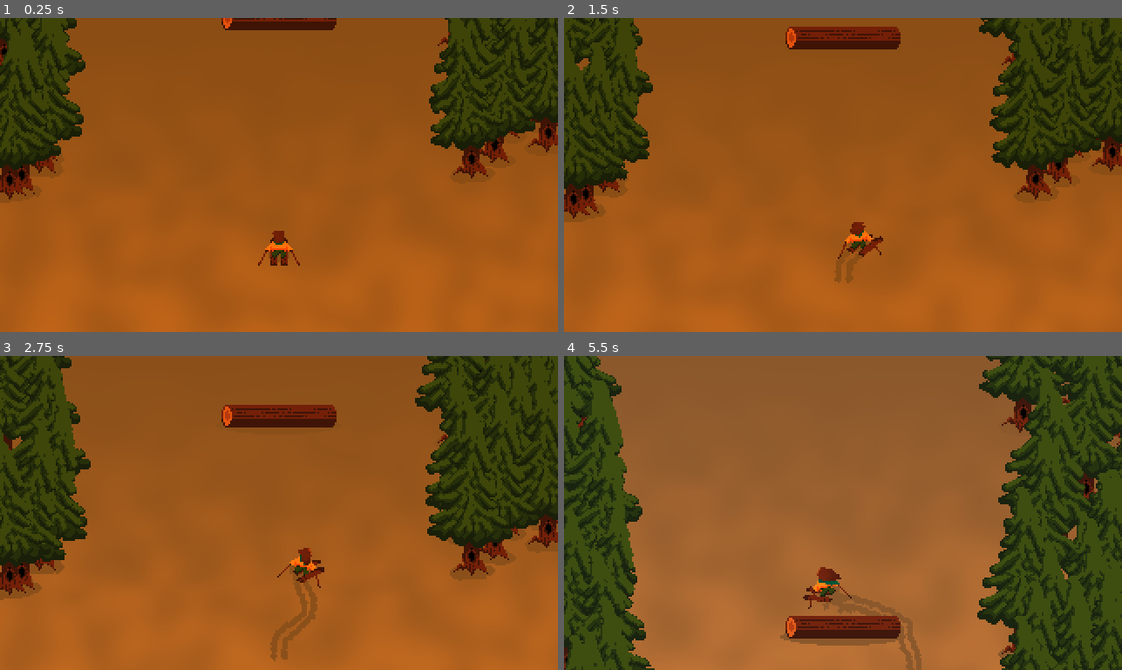
Above: before the commit, frames 1-4 (two rows, left to right).
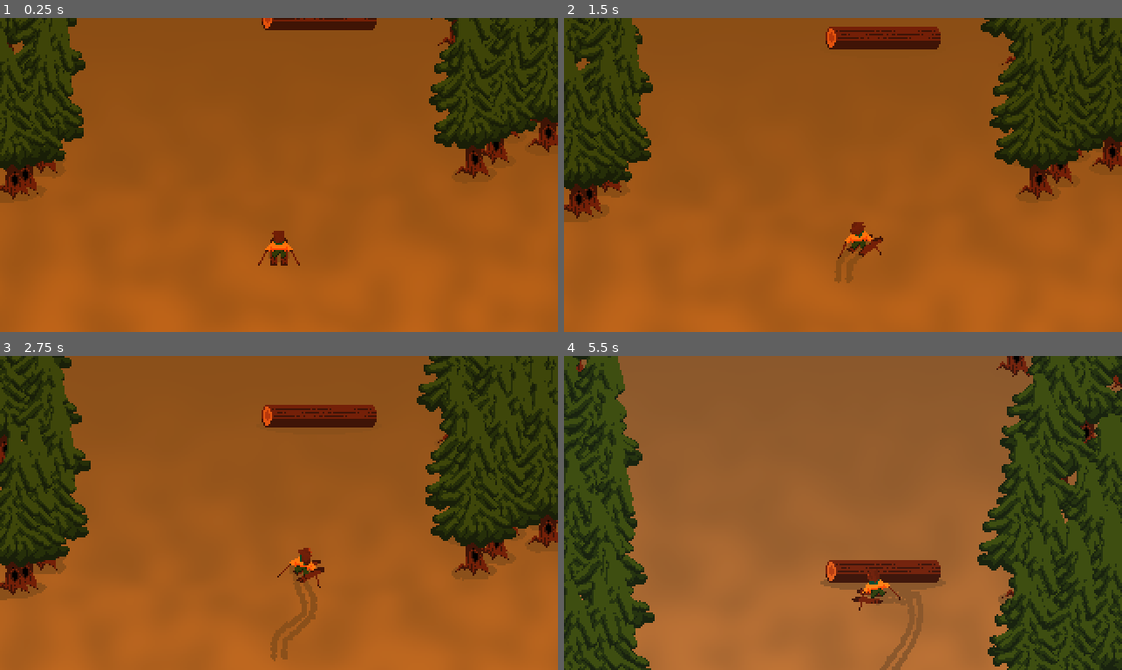
Above: after the commit, the same moments.

Repository: nemene21/Skiing-Game
Game: Godot game, scene res://scenes/game/game.tscn
Two runs of this game, one before a commit and one after it. Both use one fixed random seed, a clock stepped at 60 frames per second and the inputs below.
Inputs:
- Up to frame 1 (0.25 s): no input
- Up to frame 2 (1.5 s): hold D (right) 0.53-1.28 s; hold A (left) from 1.28 s (still down)
- Up to frame 3 (2.75 s): release A (left) at 2.03 s; hold D (right) from 2.03 s (still down)
- Up to frame 4 (5.5 s): release D (right) at 2.78 s; hold W (up) 2.78-3.53 s; hold A (left) from 3.53 s (still down)

The runs differ from the first frame. In frame 1, 3.3% of the frame differs, in the area x 0-100%, y 0-58%; in frame 2, 3.7%; in frame 3, 3.7%; in frame 4, 26%, in the area x 0-100%, y 0-100%.

Commit message:
new obstacle

Diff:
--- a/scenes/components/trail/trail.gd
+++ b/scenes/components/trail/trail.gd
@@ -12,6 +12,8 @@
 		return
 
 	global_position = Vector2.ZERO
+	global_scale = Vector2.ONE
+	global_rotation = 0
 
 	add_point(pivot.global_position + Vector2(randf_range(-randomness, randomness), randf_range(-randomness, randomness)))
 
--- a/scenes/game/Generator.gd
+++ b/scenes/game/Generator.gd
@@ -5,12 +5,17 @@
 @export var track_width := 180.0
 
 @onready var scene := get_parent()
-@onready var log_scene := preload("res://scenes/game/obstacles/log/log.tscn")
-
 @onready var noise := FastNoiseLite.new()
 
 func _ready() -> void:
 	generate.call_deferred()
+
+@onready var chunk_script := preload("res://scenes/game/chunk.gd")
+@onready var obstacle_scenes := [
+	preload("res://scenes/game/obstacles/log/log.tscn"),
+	preload("res://scenes/game/obstacles/stump/stump.tscn"),
+	preload("res://scenes/game/obstacles/tree/tree.tscn")
+]
 
 func generate() -> void:
 	var length := 2500.0
@@ -22,13 +27,13 @@
 		var pos := length * (i / points)
 		var noise_value := get_noise(pos)
 
-		var log := log_scene.instantiate()
-		add_sibling(log)
+		var obstacle: Node = obstacle_scenes.pick_random().instantiate()
+		add_sibling(obstacle)
 
-		log.global_position = Vector2(noise_value + 160, -pos)
+		obstacle.global_position = Vector2(noise_value + 160 + randi_range(-80, 80), -pos)
 
 		var chunk = Node2D.new()
-		chunk.global_position = Vector2(noise_value + 160, -pos)
+		chunk.global_position = Vector2(160, -pos)
 		generate_tree_patch(chunk, 96, length / points, Vector2(
 			-track_width, 0
 		))
@@ -40,8 +45,7 @@
 
 		add_sibling(chunk)
 
-@onready var chunk_script := preload("res://scenes/game/chunk.gd")
-@onready var tree_scene := preload("res://scenes/game/tree.tscn")
+@onready var tree_scene := preload("res://scenes/game/obstacles/tree/tree.tscn")
 
 func generate_tree_patch(node: Node, width: float, height: float, offset: Vector2 = Vector2.ZERO) -> void:
 	for i in (width * height) / 512:
@@ -49,7 +53,7 @@
 		node.add_child(tree)
 
 		tree.position = Vector2(randf_range(-width*.5, width*.5), randf_range(-height*.5, height*.5))
-		tree.position += offset
+		tree.position += offset + Vector2.RIGHT * get_noise(tree.global_position.y)
 
 func get_noise(dist: float) -> float:
 	return noise.get_noise_1d(dist * frequency) * amplitude
--- /dev/null
+++ b/scenes/game/obstacles/stump/stump.tscn
@@ -0,0 +1,27 @@
+[gd_scene load_steps=5 format=3 uid="uid://crntnpg1paar8"]
+
+[ext_resource type="Texture2D" uid="uid://gvhxcutux3yf" path="res://scenes/game/obstacles/stump/stump.png" id="1_cykxa"]
+[ext_resource type="PackedScene" uid="uid://tbvv8m7abqc7" path="res://scenes/components/height_collider_disabler/height_collider_disabler.tscn" id="1_w72st"]
+[ext_resource type="PackedScene" uid="uid://yfxyksq8lfwa" path="res://scenes/components/hitbox/hitbox.tscn" id="2_ffkaf"]
+
+[sub_resource type="CircleShape2D" id="CircleShape2D_cwiqd"]
+radius = 7.0
+
+[node name="Stump" type="StaticBody2D"]
+
+[node name="HeightColliderDisabler" parent="." node_paths=PackedStringArray("colliders") instance=ExtResource("1_w72st")]
+height = 6.0
+colliders = [NodePath("../CollisionShape2D")]
+
+[node name="Sprite2D" type="Sprite2D" parent="."]
+position = Vector2(0, -5)
+texture = ExtResource("1_cykxa")
+
+[node name="CollisionShape2D" type="CollisionShape2D" parent="."]
+shape = SubResource("CircleShape2D_cwiqd")
+
+[node name="Hitbox" parent="." instance=ExtResource("2_ffkaf")]
+height = 8.0
+
+[node name="CollisionShape2D2" type="CollisionShape2D" parent="Hitbox"]
+shape = SubResource("CircleShape2D_cwiqd")
--- /dev/null
+++ b/scenes/game/obstacles/tree/tree.tscn
@@ -0,0 +1,41 @@
+[gd_scene load_steps=9 format=3 uid="uid://dusneuq032v31"]
+
+[ext_resource type="Texture2D" uid="uid://c542eglllgkqj" path="res://scenes/game/obstacles/tree/tree_stump.png" id="1_w73xf"]
+[ext_resource type="Script" path="res://scenes/game/tree.gd" id="2_82txi"]
+[ext_resource type="Shader" path="res://scenes/game/sway.gdshader" id="3_iesov"]
+[ext_resource type="Texture2D" uid="uid://b5dyrh4ercc2l" path="res://scenes/game/obstacles/tree/tree_top.png" id="4_sqvl4"]
+[ext_resource type="Texture2D" uid="uid://ccytmtwpa5soi" path="res://scenes/player/shadow.png" id="5_v7r6g"]
+[ext_resource type="PackedScene" uid="uid://yfxyksq8lfwa" path="res://scenes/components/hitbox/hitbox.tscn" id="6_4q0va"]
+
+[sub_resource type="ShaderMaterial" id="ShaderMaterial_oi6pd"]
+shader = ExtResource("3_iesov")
+shader_parameter/sway_force = Vector2(2, 1)
+
+[sub_resource type="CircleShape2D" id="CircleShape2D_q5cxx"]
+
+[node name="Tree" type="StaticBody2D"]
+
+[node name="Tree" type="Sprite2D" parent="."]
+texture = ExtResource("1_w73xf")
+offset = Vector2(0, -5)
+script = ExtResource("2_82txi")
+
+[node name="Greenery" type="Sprite2D" parent="Tree"]
+material = SubResource("ShaderMaterial_oi6pd")
+position = Vector2(1, -16)
+texture = ExtResource("4_sqvl4")
+offset = Vector2(0, -36)
+
+[node name="Shadow" type="Sprite2D" parent="Tree"]
+z_index = -1
+position = Vector2(1, 3)
+scale = Vector2(1.1, 1.1)
+texture = ExtResource("5_v7r6g")
+
+[node name="CollisionShape2D" type="CollisionShape2D" parent="."]
+shape = SubResource("CircleShape2D_q5cxx")
+
+[node name="Hitbox" parent="." instance=ExtResource("6_4q0va")]
+
+[node name="CollisionShape2D2" type="CollisionShape2D" parent="Hitbox"]
+shape = SubResource("CircleShape2D_q5cxx")
--- a/scenes/game/tree.tscn
+++ /dev/null
@@ -1,41 +0,0 @@
-[gd_scene load_steps=9 format=3 uid="uid://dusneuq032v31"]
-
-[ext_resource type="Texture2D" uid="uid://c542eglllgkqj" path="res://scenes/game/tree_stump.png" id="1_k1hqf"]
-[ext_resource type="Texture2D" uid="uid://b5dyrh4ercc2l" path="res://scenes/game/tree_top.png" id="2_1y1cs"]
-[ext_resource type="Script" path="res://scenes/game/tree.gd" id="2_qs8v8"]
-[ext_resource type="Shader" path="res://scenes/game/sway.gdshader" id="2_rv8sn"]
-[ext_resource type="Texture2D" uid="uid://ccytmtwpa5soi" path="res://scenes/player/shadow.png" id="5_wrw00"]
-[ext_resource type="PackedScene" uid="uid://yfxyksq8lfwa" path="res://scenes/components/hitbox/hitbox.tscn" id="6_rbi4w"]
-
-[sub_resource type="ShaderMaterial" id="ShaderMaterial_oi6pd"]
-shader = ExtResource("2_rv8sn")
-shader_parameter/sway_force = Vector2(2, 1)
-
-[sub_resource type="CircleShape2D" id="CircleShape2D_q5cxx"]
-
-[node name="Tree" type="StaticBody2D"]
-
-[node name="Tree" type="Sprite2D" parent="."]
-texture = ExtResource("1_k1hqf")
-offset = Vector2(0, -5)
-script = ExtResource("2_qs8v8")
-
-[node name="Greenery" type="Sprite2D" parent="Tree"]
-material = SubResource("ShaderMaterial_oi6pd")
-position = Vector2(1, -16)
-texture = ExtResource("2_1y1cs")
-offset = Vector2(0, -36)
-
-[node name="Shadow" type="Sprite2D" parent="Tree"]
-z_index = -1
-position = Vector2(1, 3)
-scale = Vector2(1.1, 1.1)
-texture = ExtResource("5_wrw00")
-
-[node name="CollisionShape2D" type="CollisionShape2D" parent="."]
-shape = SubResource("CircleShape2D_q5cxx")
-
-[node name="Hitbox" parent="." instance=ExtResource("6_rbi4w")]
-
-[node name="CollisionShape2D2" type="CollisionShape2D" parent="Hitbox"]
-shape = SubResource("CircleShape2D_q5cxx")
Binary file added: scenes/game/obstacles/stump/stump.png
Not shown, added: scenes/game/obstacles/stump/stump.png.import
Renamed: scenes/game/tree_stump.png -> scenes/game/obstacles/tree/tree_stump.png
Not shown, changed: scenes/game/obstacles/tree/tree_stump.png.import
Renamed: scenes/game/tree_top.png -> scenes/game/obstacles/tree/tree_top.png
Not shown, changed: scenes/game/obstacles/tree/tree_top.png.import
